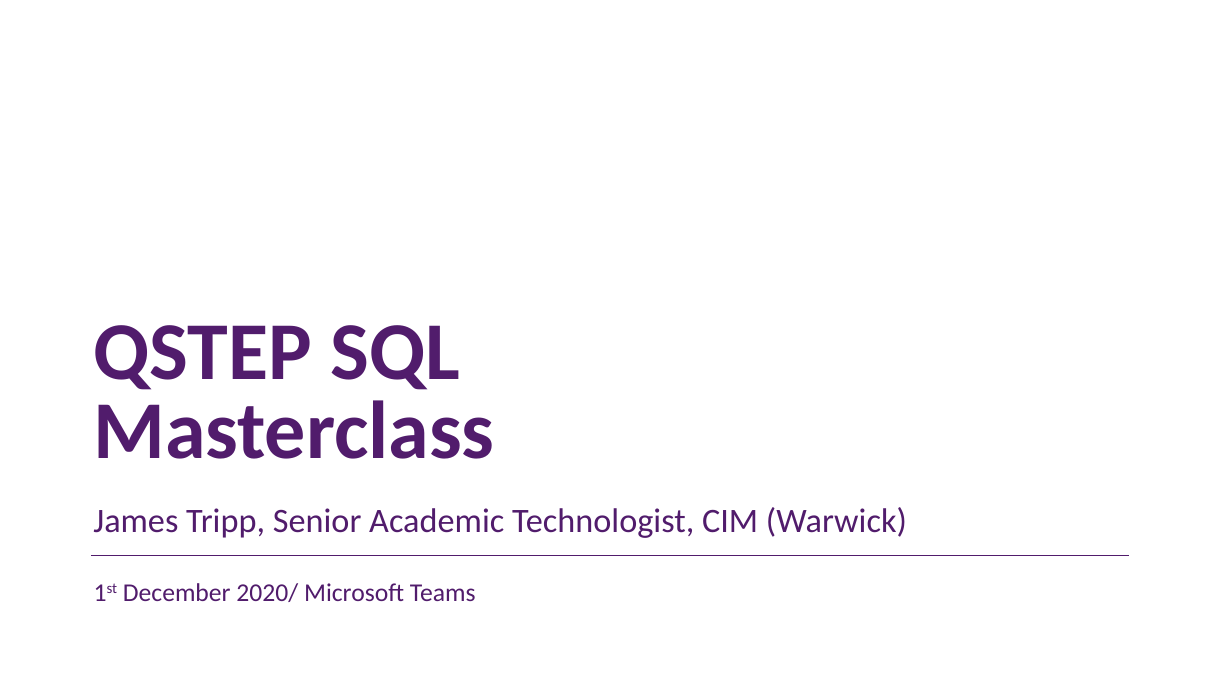
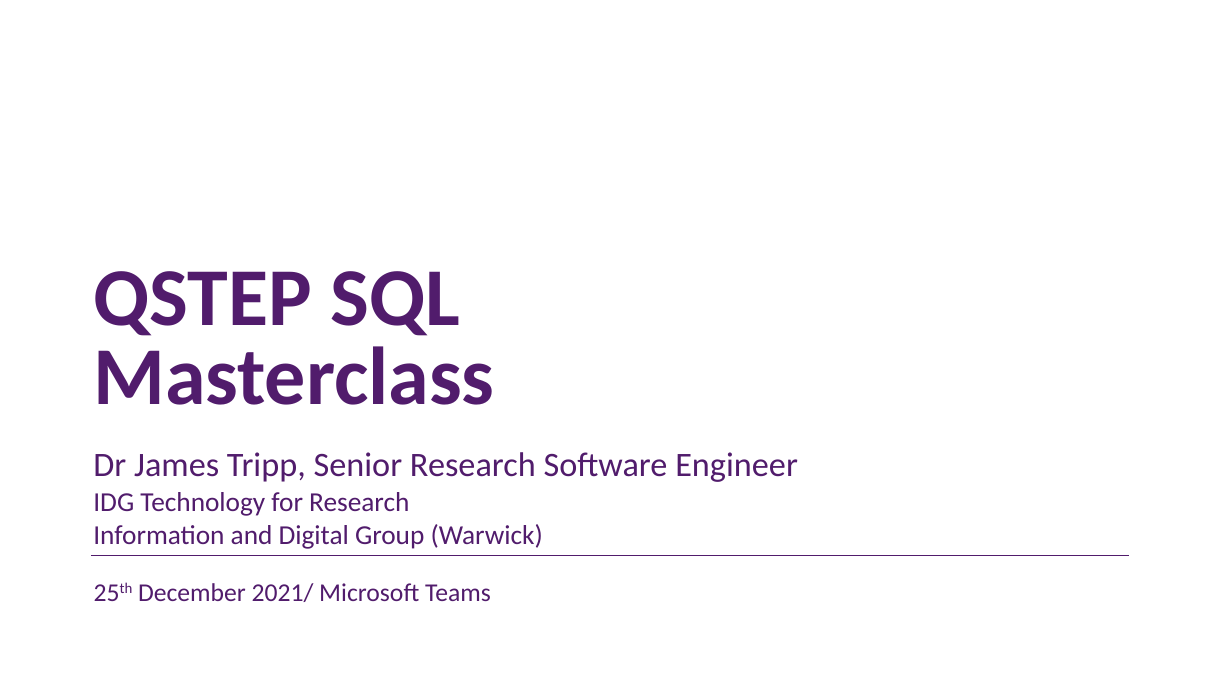
Before and after one commit to jamestripp/qstep-sql, a slide deck: slide 1 of QSTEP-SQL-Masterclass.pptx. Drawn at 1232x693 pixels with LibreOffice and Linux fonts; fonts in the diff are those of the drawing; background and template pictures are left out. Boxes give left, top, right and bottom in pixels: in the first picture for what was removed or moved away, otherwise in the second. Text is boxed around its words. In the diff, an @@ line names an element or a change of style, - is before the commit and + after.

```diff
--- a/QSTEP-SQL-Masterclass.pptx
+++ b/QSTEP-SQL-Masterclass.pptx
@@ text "QSTEP SQL Masterclass": place and size @@
-text "QSTEP SQL Masterclass" at [93,325,494,459]
+text "QSTEP SQL Masterclass" at [93,271,494,405]
@@ text at [93,452,798,549]: text changed; size 20 to 16 pt @@
-James Tripp, Senior Academic Technologist, CIM (Warwick)
+Dr James Tripp, Senior Research Software Engineer
+IDG Technology for Research
+Information and Digital Group (Warwick)
@@ text at [138,583,491,602]: text changed @@
-1st December 2020/ Microsoft Teams
+25th December 2021/ Microsoft Teams
```
Also in this commit, not shown: 1 other slide changed, 2 other files.
